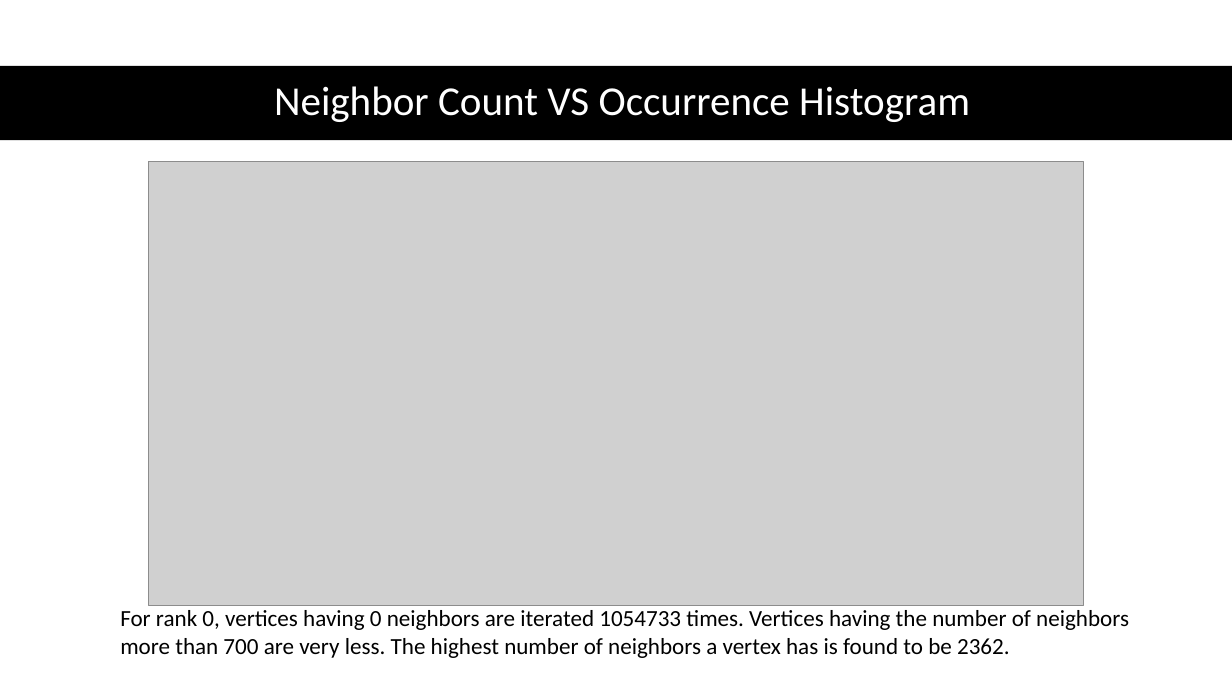
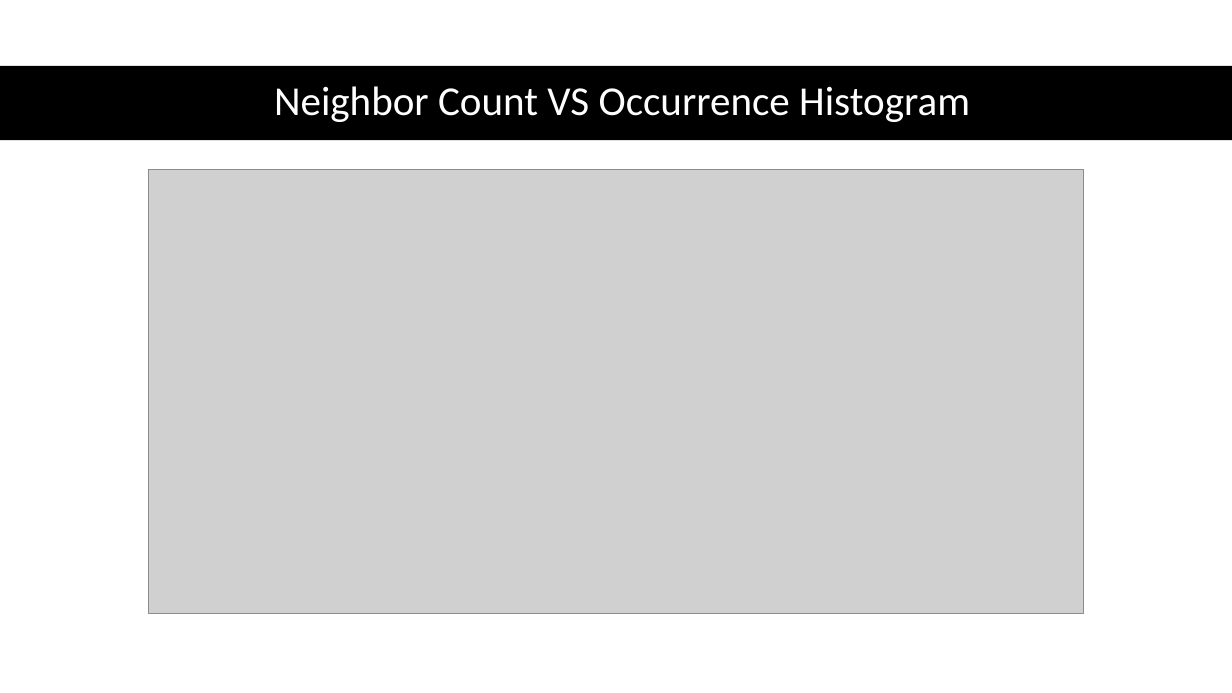
Before and after one commit to jshalf/P38-IUSG-Graphs, a slide deck: slide 8 of Faysal/Weekly_Meeting_210430.pptx. Drawn at 1232x693 pixels with LibreOffice and Linux fonts; fonts in the diff are those of the drawing; grey boxes stand for pictures. Boxes give left, top, right and bottom in pixels: in the first picture for what was removed or moved away, otherwise in the second. Text is boxed around its words. In the diff, an @@ line names an element or a change of style, - is before the commit and + after.

Commit message:
Correcting the histogram plots of the presenation slides of April 25 and April 30. Uploading the slides of the meeting on May 07

```diff
--- a/Faysal/Weekly_Meeting_210430.pptx
+++ b/Faysal/Weekly_Meeting_210430.pptx
@@ picture: place and size @@
-picture at <box>149,162,1084,606</box>
+picture at <box>149,169,1084,614</box>
@@ text removed at <box>120,610,1129,658</box> @@
-For rank 0, vertices having 0 neighbors are iterated 1054733 times. Vertices having the number of neighbors more than 700 are very less. The highest number of neighbors a vertex has is found to be 2362.
```
Also in this commit, not shown: 3 other slides changed, 2 other files.
